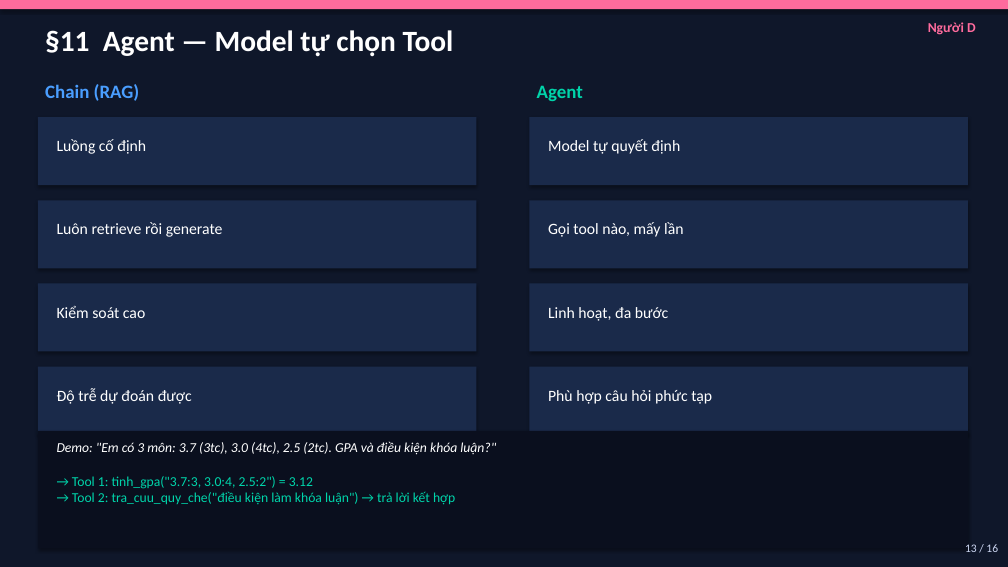
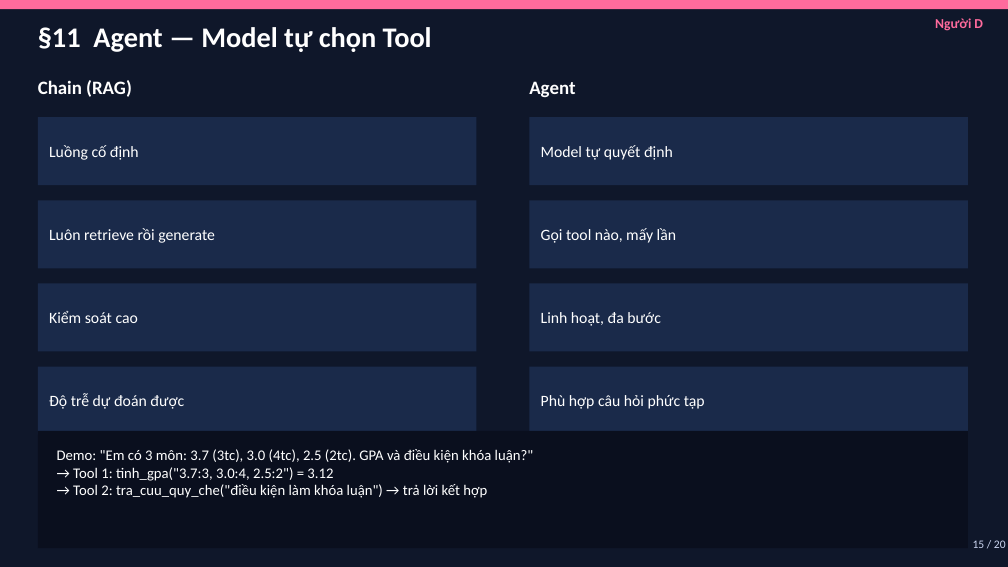
Before and after one commit to trinhminhkha24/b-i-t6-tu, a slide deck: slide 15 of LangChain_Presentation.pptx (slide 13 before the commit). Drawn at 1008x567 pixels with LibreOffice and Linux fonts; fonts in the diff are those of the drawing. Boxes give left, top, right and bottom in pixels: in the first picture for what was removed or moved away, otherwise in the second. Text is boxed around its words. In the diff, an @@ line names an element or a change of style, - is before the commit and + after.

```diff
--- a/LangChain_Presentation.pptx
+++ b/LangChain_Presentation.pptx
@@ text "§11 Agent — Model tự ..." at (38, 27, 432, 52): size 28 to 27 pt @@
@@ text "Người D": place and size @@
-text "Người D" at (928, 22, 976, 35)
+text "Người D" at (935, 18, 983, 31)
@@ text "Chain (RAG)" at (38, 80, 132, 97): text colour #4A9EFF to #FFFFFF @@
@@ text "Agent" at (529, 81, 575, 97): text colour #00D4AA to #FFFFFF @@
@@ text "Luồng cố định": place and size @@
-text "Luồng cố định" at (57, 139, 146, 154)
+text "Luồng cố định" at (49, 145, 139, 160)
@@ text "Model tự quyết định": place and size @@
-text "Model tự quyết định" at (548, 139, 680, 154)
+text "Model tự quyết định" at (541, 145, 673, 160)
@@ text "Luôn retrieve rồi generate": place and size @@
-text "Luôn retrieve rồi generate" at (57, 222, 223, 237)
+text "Luôn retrieve rồi generate" at (49, 228, 215, 243)
@@ text "Gọi tool nào, mấy lần": place and size @@
-text "Gọi tool nào, mấy lần" at (548, 222, 683, 237)
+text "Gọi tool nào, mấy lần" at (541, 228, 676, 243)
@@ text "Kiểm soát cao": place and size @@
-text "Kiểm soát cao" at (57, 306, 145, 318)
+text "Kiểm soát cao" at (49, 311, 138, 323)
@@ text "Linh hoạt, đa bước": place and size @@
-text "Linh hoạt, đa bước" at (548, 307, 668, 321)
+text "Linh hoạt, đa bước" at (541, 312, 660, 326)
@@ text "Độ trễ dự đoán được": place and size @@
-text "Độ trễ dự đoán được" at (57, 388, 192, 404)
+text "Độ trễ dự đoán được" at (49, 393, 184, 409)
@@ vertical alignment top to middle in 8 elements at (49, 145, 139, 160), (541, 145, 673, 160), (49, 228, 215, 243), (541, 228, 676, 243), (49, 311, 138, 323), (541, 312, 660, 326), (49, 393, 184, 409), (541, 395, 705, 409) @@
@@ text "Phù hợp câu hỏi phức ...": place and size @@
-text "Phù hợp câu hỏi phức ..." at (548, 390, 712, 404)
+text "Phù hợp câu hỏi phức ..." at (541, 395, 705, 409)
@@ shadow off in 9 elements at (38, 117, 476, 185), (529, 117, 968, 185), (38, 200, 476, 268), (529, 200, 968, 268), (38, 284, 476, 352), (529, 284, 968, 352), (38, 367, 476, 435), (529, 367, 968, 435), (38, 431, 968, 548) @@
@@ text at (57, 449, 534, 498): text changed; size 13 to 14 pt; text colour #00D4AA to #FFFFFF @@
-→ Tool 1: tinh_gpa("3.7:3, 3.0:4, 2.5:2") = 3.12
-→ Tool 2: tra_cuu_quy_che("điều kiện làm khóa luận") → trả lời kết hợp
+Demo: "Em có 3 môn: 3.7 (3tc), 3.0 (4tc), 2.5 (2tc). GPA và điều kiện khóa luận?"
+→ Tool 1: tinh_gpa("3.7:3, 3.0:4, 2.5:2") = 3.12
+→ Tool 2: tra_cuu_quy_che("điều kiện làm khóa luận") → trả lời kết hợp
@@ text removed at (57, 441, 496, 455) @@
-Demo: "Em có 3 môn: 3.7 (3tc), 3.0 (4tc), 2.5 (2tc). GPA và điều kiện khóa luận?"
@@ text at (973, 540, 1006, 548): text changed @@
-13 / 16
+15 / 20
```
Also in this commit, not shown: 15 other slides changed, 4 slides added.
